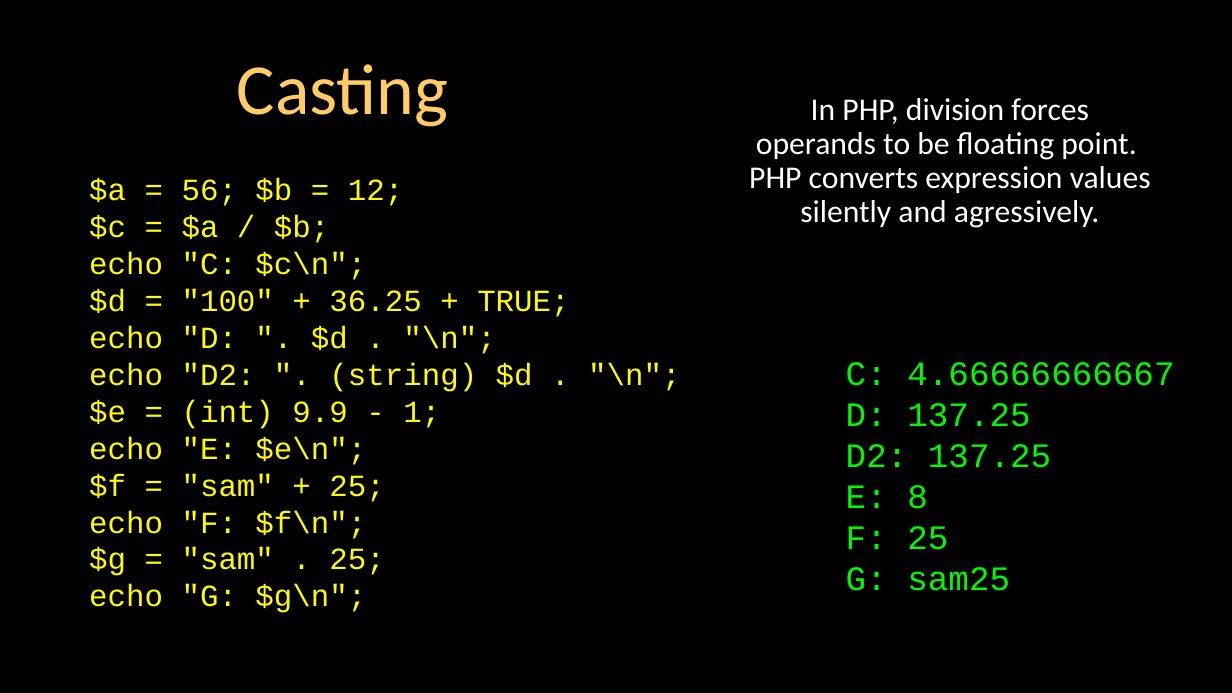
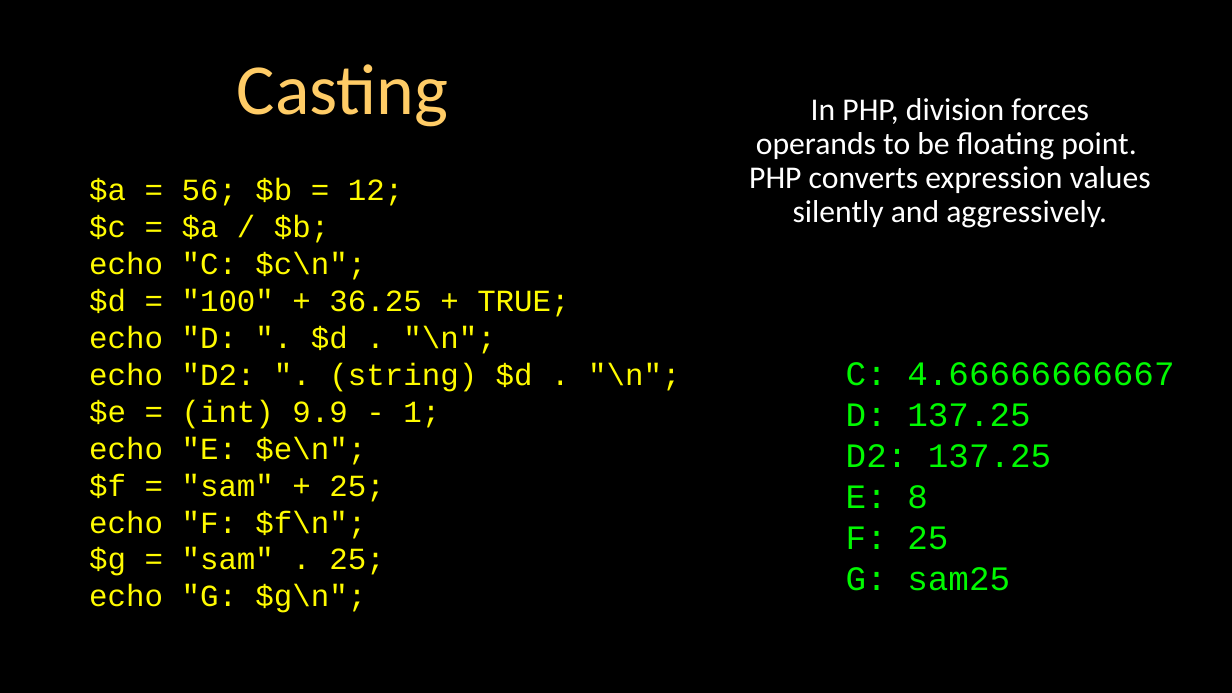
Before and after one commit to csev/wa4e, a slide deck: slide 28 of lectures/PHP-01-Overview.ppt. Drawn at 1232x693 pixels with LibreOffice and Linux fonts; fonts in the diff are those of the drawing. Boxes give left, top, right and bottom in pixels: in the first picture for what was removed or moved away, otherwise in the second. Text is boxed around its words. In the diff, an @@ line names an element or a change of style, - is before the commit and + after.

Commit message:
Update PHP-01-Overview.ppt
some minor typos

```diff
--- a/lectures/PHP-01-Overview.ppt
+++ b/lectures/PHP-01-Overview.ppt
@@ text in free at box(749, 98, 1151, 228): text changed @@
-In PHP, division forces operands to be floating point. PHP converts expression values silently and agressively.
+In PHP, division forces operands to be floating point. PHP converts expression values silently and aggressively.
```
Also in this commit, not shown: 4 other slides changed.
